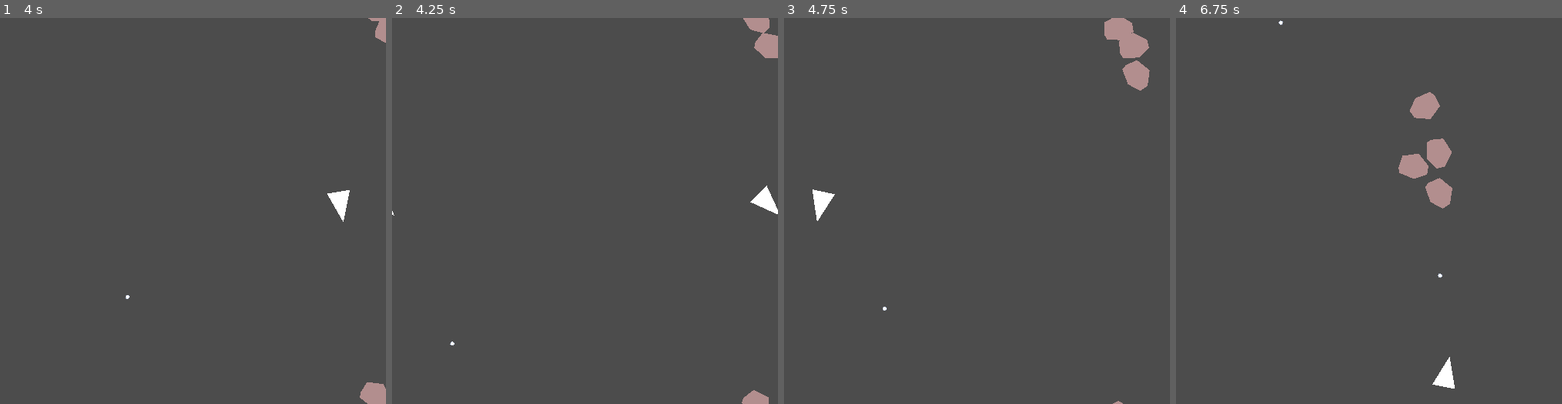
Above: before the commit, frames 1-4 (left to right).
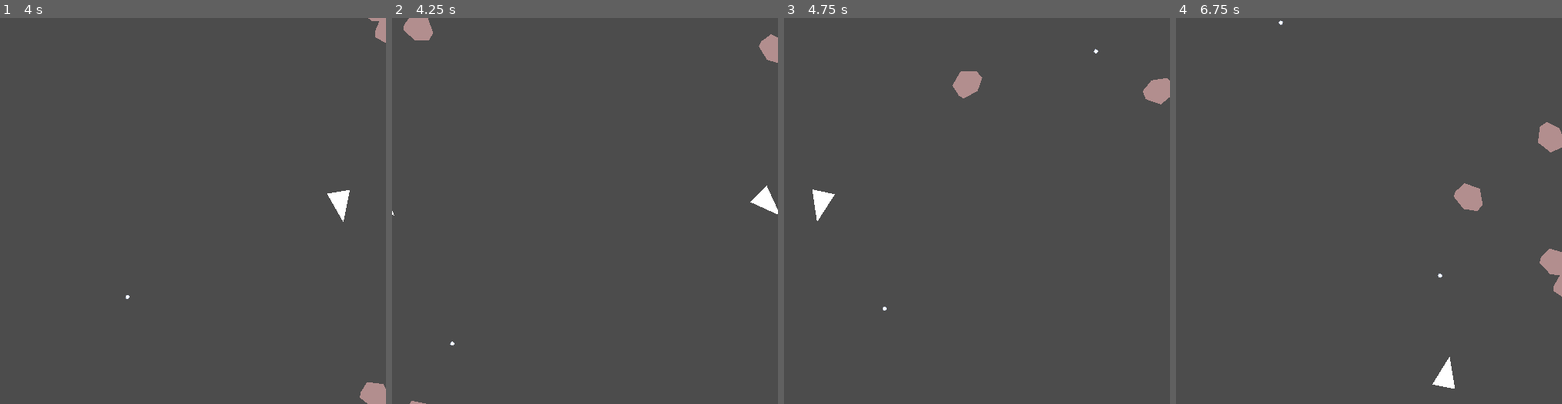
Above: after the commit, the same moments.

Repository: leddkire/godot-asteroids
Game: Godot game, scene res://Main.tscn
The game is run twice, just before and just after one commit, with the same random seed, the same clock (stepped at 60 frames per second) and the same inputs.
Inputs (mouse positions are in pixels of both pictures, inside the frame that each line leads up to):
- Up to frame 1 (4 s): move the mouse to (173, 288) at 0.52 s; hold Space (shoot_projectile) 0.53-1.28 s; hold Up (move_up) 0.53-2.03 s; click (173, 288) at 0.67 s; move the mouse to (308, 268) at 1.27 s; tap Space (shoot_projectile) at 1.35, 2.85 s; move the mouse to (77, 153) at 2.02 s; hold Space (shoot_projectile) 2.03-2.78 s; hold Left (move_left) from 2.03 s (still down); move the mouse to (212, 211) at 2.77 s; click (212, 211) at 2.92 s; move the mouse to (135, 114) at 3.52 s; hold Space (shoot_projectile) from 3.53 s (still down)
- Up to frame 2 (4.25 s): keep holding Left (move_left); keep holding Space (shoot_projectile)
- Up to frame 3 (4.75 s): move the mouse to (1061, 191) at 4.27 s; release Left (move_left) at 4.28 s; release Space (shoot_projectile) at 4.28 s; hold Right (move_right) from 4.28 s (still down); tap Space (shoot_projectile) at 4.35 s
- Up to frame 4 (6.75 s): move the mouse to (1291, 230) at 5.02 s; release Right (move_right) at 5.03 s; hold Up (move_up) 5.03-5.78 s; hold Space (shoot_projectile) 5.03-5.78 s; click (1291, 230) at 5.17 s; move the mouse to (1407, 126) at 5.77 s; hold Right (move_right) from 5.78 s (still down); tap Space (shoot_projectile) at 5.85 s; move the mouse to (1349, 288) at 6.52 s; hold Space (shoot_projectile) from 6.53 s (still down)

Frame 1 is identical in both runs. In frame 2, 0.9% of the frame differs, in the area x 3-100%, y 0-100%; in frame 3, 1.9%; in frame 4, 2.6%, in the area x 57-100%, y 19-73%.
Error in both runs: Attempt to call function 'set_new_position' in base 'previously freed instance' on a null instance. (res://rules/screen_wrap/EntityScreenWrapRule.gd:14)

Commit message:
Fix split asteroids not wrapping around screen

Diff:
--- a/rules/splitting/AsteroidSplittingRule.gd
+++ b/rules/splitting/AsteroidSplittingRule.gd
@@ -34,11 +34,11 @@
         var pieces_to_split = pieces_to_split_range[rand_range(0, pieces_to_split_range.size())]
 
         var split_asteroids = []
-        for _i in range(pieces_to_split):
+        for i in range(pieces_to_split):
             #print_debug("Splitting piece #" + str(i) + " from asteroid: " + self.name + " with size: " + size)
             var new_asteroid = scene.instance()
             new_asteroid.size = splitting_info["next_size"]
-            new_asteroid.screen_id = EntityCensus.issue_new_id()
+            new_asteroid.screen_id = str(asteroid.screen_id) + "_" + str(i)
             new_asteroid.position = asteroid.position
             EntityCensus.add_entity_to_census(new_asteroid)
             split_asteroids.append(new_asteroid)
